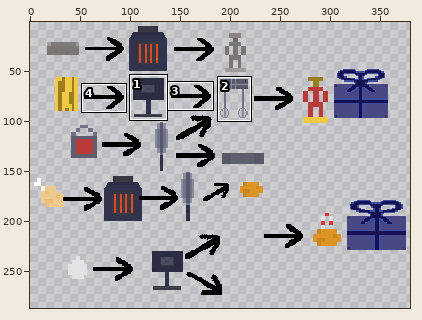
One commit to this sprite sheet: android/assets/instructions.png. The picture above shows the old version from afar; the outline marks the close-up.
Close-up. Before the edit:
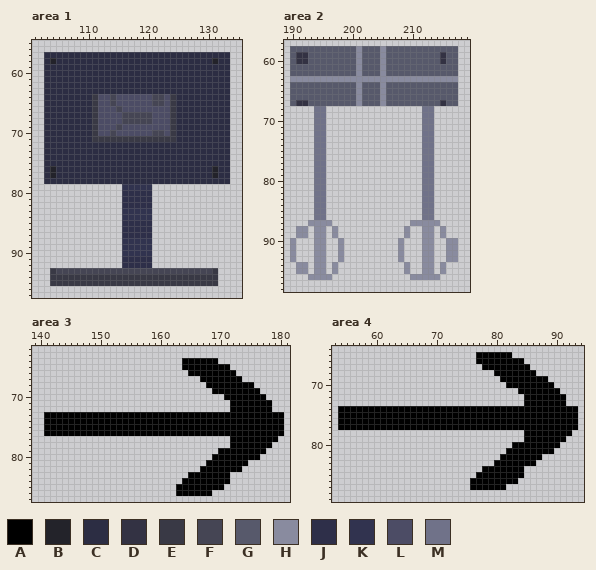
The file is 384x288 pixels. Colours within 5 levels of each other are drawn and written as one. Shown: area 1: x 101..135, y 55..97; area 2: x 189..219, y 57..98; area 3: x 139..181, y 62..87; area 4: x 53..94, y 64..89. The old version is drawn lined up with the new one. The wide view leaves out empty margins. The commit also changed other parts of the picture, which this record leaves out.
Palette (. is transparent): A #000000  B #23232a  C #2c2d43  D #333243  E #393945  F #454554  G #57596b  H #898b9f  J #2e2f49  K #31334f  L #4c4c65  M #707289
Pixels before, area 1, first column x 103:
57 CCCCCCCCCCCCCCCCCCCCCCCCCCCCCCC
58 CBCCCCCCCCCCCCCCCCCCCCCCCCCCBCC
59 CCCCCCCCCCCCCCCCCCCCCCCCCCCCCCC
60 CCCCCCCCCCCCCCCCCCCCCCCCCCCCCCC
61 CCCCCCCCCCCCCCCCCCCCCCCCCCCCCCC
62 CCCCCCCCCCCCCCCCCCCCCCCCCCCCCCC
63 CCCCCCCCCCCCCCCCCCCCCCCCCCCCCCC
64 CCCCCCCCELLFLLLLLLFFLECCCCCCCCC
65 CCCCCCCCELLFLLLLLLFFLECCCCCCCCC
66 CCCCCCCCELLLFLLLLLLLLECCCCCCCCC
67 CCCCCCCCELLLLFFFFFLLLECCCCCCCCC
68 CCCCCCCCELLLLFFFFFLLLECCCCCCCCC
69 CCCCCCCCELLLFLLLLLLLLECCCCCCCCC
70 CCCCCCCCELLFLLLLLLFFLECCCCCCCCC
71 CCCCCCCCEEEEEEEEEEEEEECCCCCCCCC
72 CCCCCCCCCCCCCCCCCCCCCCCCCCCCCCC
73 CCCCCCCCCCCCCCCCCCCCCCCCCCCCCCC
74 CCCCCCCCCCCCCCCCCCCCCCCCCCCCCCC
75 CCCCCCCCCCCCCCCCCCCCCCCCCCCCCCC
76 CBCCCCCCCCCCCCCCCCCCCCCCCCCCBCC
77 CBCCCCCCCCCCCCCCCCCCCCCCCCCCBCC
78 CCCCCCCCCCCCCCCCCCCCCCCCCCCCCCC
79 .............KKKKK.............
80 .............JJJJJ.............
81 .............JJJJJ.............
82 .............JJJJJ.............
83 .............KKKKK.............
84 .............KKKKK.............
85 .............JJJJJ.............
86 .............JJJJJ.............
87 .............JJJJJ.............
88 .............KKKKK.............
89 .............KKKKK.............
90 .............KKKKK.............
91 .............JJJJJ.............
92 .............JJJJJ.............
93 .EFFFFFFFFFFFFFFFFFFFFFFFFFFE..
94 .EEEEEEEEEEEEEEEEEEEEEEEEEEEE..
95 .EEEEEEEEEEEEEEEEEEEEEEEEEEEE..
Pixels before, area 2, first column x 190:
58 GGGGGGGGGGGHGGGHGGGGGGGGGGGG
59 GDDGGGGGGGGHGGGHGGGGGGGGGDGG
60 GDDGGGGGGGGHGGGHGGGGGGGGGDGG
61 GGGGGGGGGGGHGGGHGGGGGGGGGGGG
62 GGGGGGGGGGGHGGGHGGGGGGGGGGGG
63 HHHHHHHHHHHHHHHHHHHHHHHHHHHH
64 GGGGGGGGGGGHGGGHGGGGGGGGGGGG
65 GGGGGGGGGGGHGGGHGGGGGGGGGGGG
66 GGGGGGGGGGGHGGGHGGGGGGGGGGGG
67 GDDGGGGGGGGHGGGHGGGGGGGGGDGG
68 ....MM................MM....
69 ....MM................MM....
70 ....MM................MM....
71 ....MM................MM....
72 ....MM................MM....
73 ....MM................MM....
74 ....MM................MM....
75 ....MM................MM....
76 ....MM................MM....
77 ....MM................MM....
78 ....MM................MM....
79 ....MM................MM....
80 ....MM................MM....
81 ....MM................MM....
82 ....MM................MM....
83 ....MM................MM....
84 ....MM................MM....
85 ....MM................MM....
86 ....MM................MM....
87 ...HHHH.............HHHHH...
88 .HH.HH.H...........H..HH.H..
89 .HH.HH.H...........H..HH.H..
90 H...HH..H.........H...HH..HH
91 H...HH..H.........H...HH..HH
92 H...HH..H.........H...HH..HH
93 H...HH..H.........H...HH..HH
94 .HH.HH.H...........H..HH.H..
95 .HH.HH.H...........H..HH.H..
96 ...HHHH.............HHHHH...
Pixels before, area 3, first column x 141:
64 .......................AAAAAA...........
65 .......................AAAAAAAA.........
66 ........................AAAAAAAA........
67 ..........................AAAAAAA.......
68 ...........................AAAAAAAA.....
69 ............................AAAAAAAA....
70 ..............................AAAAAAA...
71 ...............................AAAAAAA..
72 ...............................AAAAAAA..
73 AAAAAAAAAAAAAAAAAAAAAAAAAAAAAAAAAAAAAAAA
74 AAAAAAAAAAAAAAAAAAAAAAAAAAAAAAAAAAAAAAAA
75 AAAAAAAAAAAAAAAAAAAAAAAAAAAAAAAAAAAAAAAA
76 AAAAAAAAAAAAAAAAAAAAAAAAAAAAAAAAAAAAAAAA
77 ...............................AAAAAAAA.
78 ...............................AAAAAAA..
79 .............................AAAAAAAA...
80 ............................AAAAAAAA....
81 ...........................AAAAAAA......
82 ..........................AAAAAAA.......
83 ........................AAAAAAA.........
84 .......................AAAAAAAA.........
85 ......................AAAAAAAA..........
86 ......................AAAAAA............
Pixels before, area 4, first column x 54:
65 .......................AAAAAA...........
66 .......................AAAAAAAA.........
67 ........................AAAAAAAA........
68 ..........................AAAAAAA.......
69 ...........................AAAAAAAA.....
70 ............................AAAAAAAA....
71 ..............................AAAAAAA...
72 ...............................AAAAAAA..
73 ...............................AAAAAAA..
74 AAAAAAAAAAAAAAAAAAAAAAAAAAAAAAAAAAAAAAAA
75 AAAAAAAAAAAAAAAAAAAAAAAAAAAAAAAAAAAAAAAA
76 AAAAAAAAAAAAAAAAAAAAAAAAAAAAAAAAAAAAAAAA
77 AAAAAAAAAAAAAAAAAAAAAAAAAAAAAAAAAAAAAAAA
78 ...............................AAAAAAAA.
79 ...............................AAAAAAA..
80 .............................AAAAAAAA...
81 ............................AAAAAAAA....
82 ...........................AAAAAAA......
83 ..........................AAAAAAA.......
84 ........................AAAAAAA.........
85 .......................AAAAAAAA.........
86 ......................AAAAAAAA..........
87 ......................AAAAAA............
Once edited:
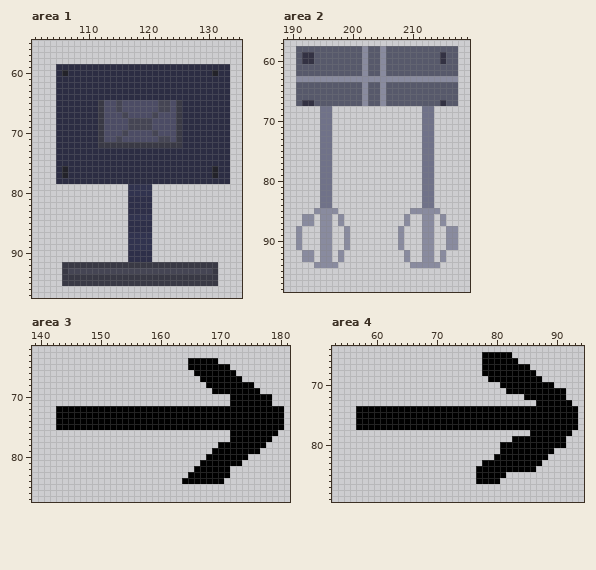
What changed:
drawings rearranged on the sheet (the old picture shows each at its new place; 2 dropped ones are not shown)
Changed rows in their new state; - is an unchanged pixel.
Area 1:
first column x 103:
57 ...............................
58 ...............................
59 ..-----------------------------
60 ..-B------------------------B--
61 ..-----------------------------
62 ..-----------------------------
63 ..-----------------------------
64 ..------CCCCCCCCCCCCCC---------
65 ..------CE-LF-----L-FLE--------
66 ..------CE---------FFLE--------
67 ..------CE----LLLLF--LE--------
68 ..------CE---L-------LE--------
69 ..------CE--L-FFFF---LE--------
70 ..------CE-L-F-----L-LE--------
71 ..------C-LLFLLLLLLFFLE--------
72 ..-------EEEEEEEEEEEEEE--------
73 ..-----------------------------
74 ..-----------------------------
75 ..-----------------------------
76 ..-B---------------------------
77 ..-B---------------------------
78 ..-----------------------------
79 -------------.-----------------
80 -------------.KKKK-------------
81 -------------.-----------------
82 -------------.-----------------
83 -------------.JJJJ-------------
84 -------------.-----------------
85 -------------.-----------------
86 -------------.-----------------
87 -------------.KKKK-------------
88 -------------.-----------------
89 -------------.-----------------
90 -------------.JJJJ-------------
91 -------------.-----------------
92 ---EEEEEEEEEEEEEEEEEEEEEEEEEE--
93 -..E---------------------------
94 -..----------------------------
95 -..----------------------------
Area 2:
first column x 190:
58 .----------GH---------------
59 .G-D-------GH---------------
60 .G-D-------GH---------------
61 .----------GH---------------
62 .----------GH---------------
63 .---------------------------
64 .----------GH---------------
65 .----------GH---------------
66 .----------GH---------------
67 .G-D-------GH---------------
68 ----.-M---------------------
69 ----.-M---------------------
70 ----.-M---------------------
71 ----.-M---------------------
72 ----.-M---------------------
73 ----.-M---------------------
74 ----.-M---------------------
75 ----.-M---------------------
76 ----.-M---------------------
77 ----.-M---------------------
78 ----.-M---------------------
79 ----.-M---------------------
80 ----.-M---------------------
81 ----.-M---------------------
82 ----.-M---------------------
83 ----.-M---------------------
84 ----.-M---------------------
85 ----HHHH------------HHHHH---
86 --HH.HH-H----------H--HH-H--
87 --H-.---H----------H..--.H--
88 --.-.-H.-H--------H.-----.HH
89 --.-.-H.-H--------H.-----.HH
90 .H--.-H-.H------------------
91 .H--.-H-.H------------------
92 .-HH.-H-----------.H-----H..
93 .-HH.-H-----------.H-----H..
94 -..---H------------.HH--H.--
95 -..-..-.-----------.--..-.--
96 ---....-------------.....---
Area 3:
first column x 164:
64 .-
65 .-
66 -.
first column x 141:
70 ------------------------------.------A--
72 --AAAAAAAAAAAAAAAAAAAAAAAAAAAAA-------AA
73 ..--------------------------------------
74 ..--------------------------------------
75 ..--------------------------------------
76 ...............................--------.
77 --------------------------------------.-
78 -----------------------------AA------.--
79 ----------------------------A-------.---
80 ---------------------------A------..----
81 --------------------------A------.------
82 -------------------------A-----..-------
84 ------------------------------.---------
85 ----------------------........----------
86 ----------------------......------------
Area 4:
first column x 54:
65 -----------------------.---------------
66 -----------------------.------.--------
68 ------------------------AA-------------
69 -------------------------AA-------.----
70 ---------------------------A-----------
71 ----------------------------AA-------A-
73 -------------------------------..-----A
74 ...------------------------------------
75 ...------------------------------------
76 ...------------------------------------
77 ...------------------------------------
78 -------------------------------.-------
79 -----------------------------AA--------
80 ---------------------------AA--------A-
81 ---------------------------A-----------
82 --------------------------A-------A----
83 ------------------------AA-------A-----
84 -----------------------A-------AA------
85 ----------------------------...--------
86 ----------------------.----...---------
87 ----------------------......-----------
